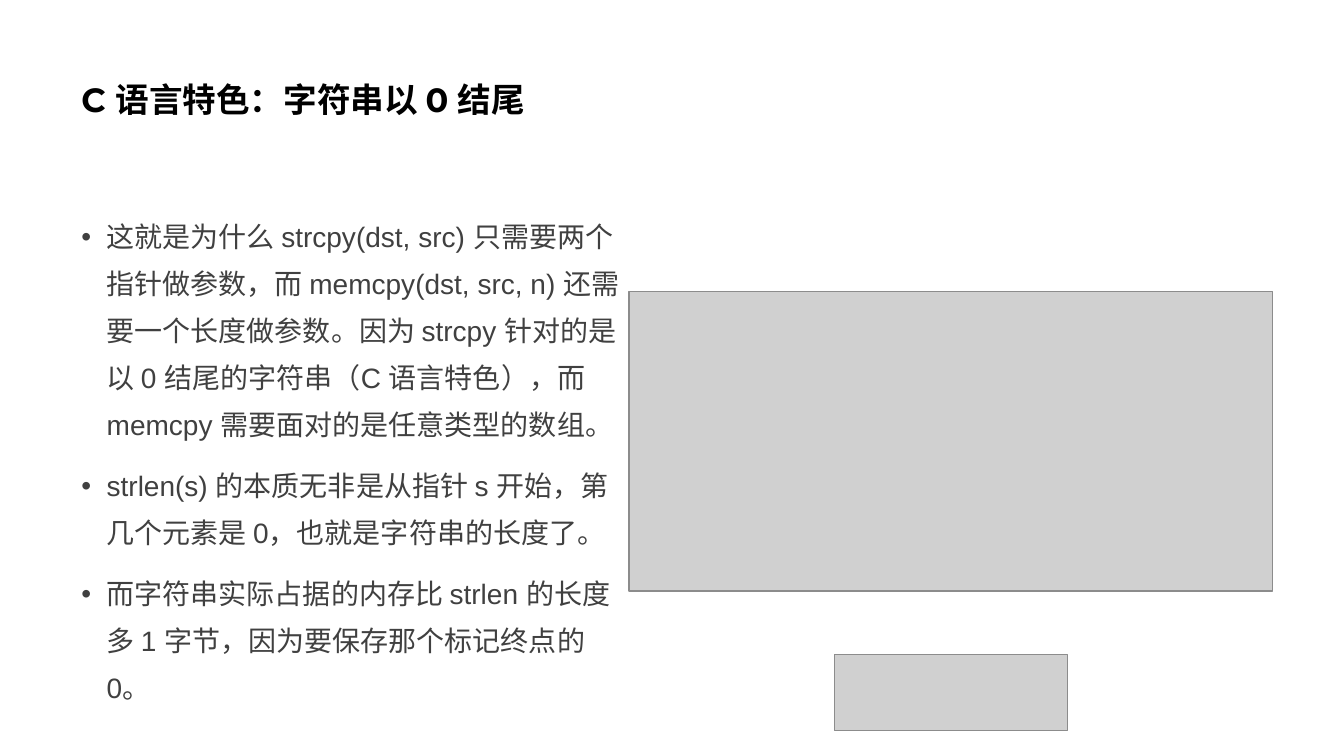
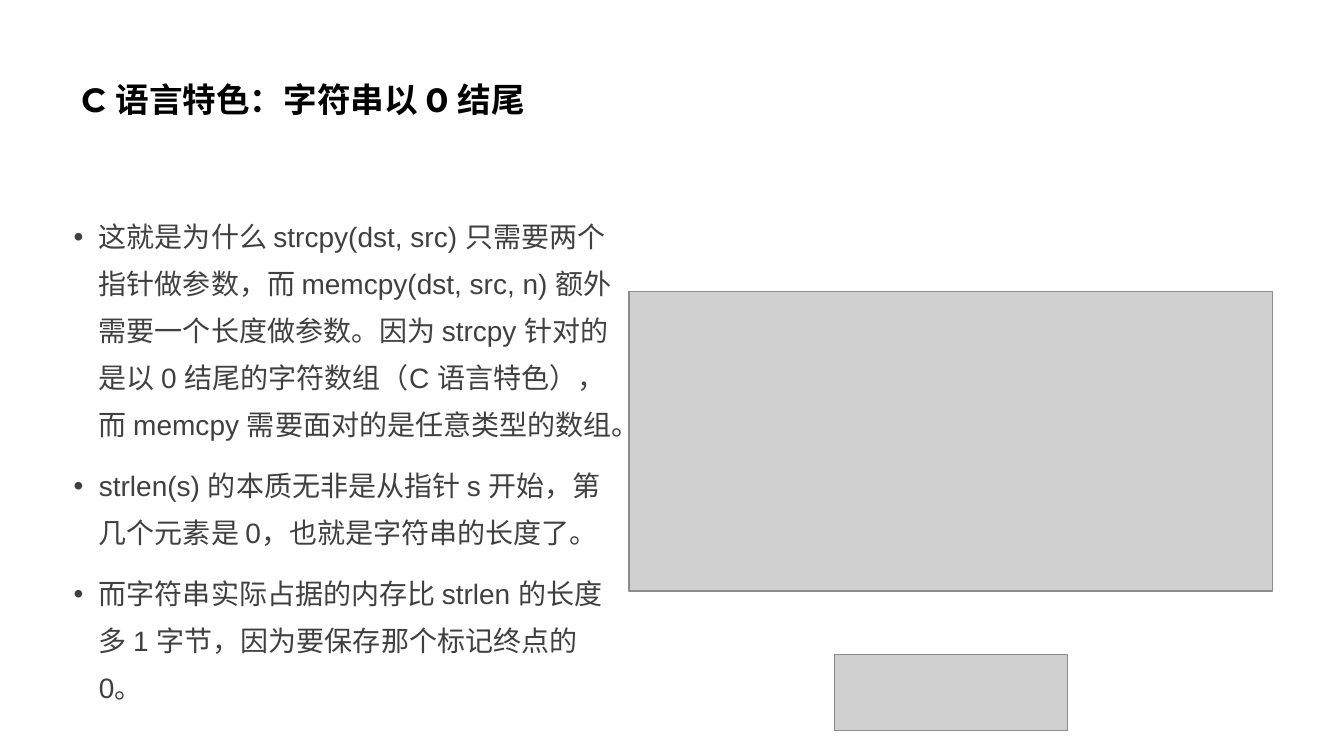
Before and after one commit to parallel101/course, a slide deck: slide 100 of 12/slides.pptx (slide 89 before the commit). Drawn at 1344x756 pixels with LibreOffice and Linux fonts; fonts in the diff are those of the drawing; grey boxes stand for pictures. Boxes give left, top, right and bottom in pixels: in the first picture for what was removed or moved away, otherwise in the second. Text is boxed around its words. In the diff, an @@ line names an element or a change of style, - is before the commit and + after.

```diff
--- a/12/slides.pptx
+++ b/12/slides.pptx
@@ text "这就是为什么 strcpy(dst, src) 只需要两个指针做参数，而 memcpy(dst, ...": place and size @@
-text "这就是为什么 strcpy(dst, src) 只需要两个指针做参数，而 memcpy(dst, ..." at [107, 223, 619, 654]
+text "这就是为什么 strcpy(dst, src) 只需要两个指针做参数，而 memcpy(dst, ..." at [99, 223, 640, 654]
@@ text at [99, 223, 640, 443]: text changed @@
-• 这就是为什么 strcpy(dst, src) 只需要两个指针做参数，而 memcpy(dst, src, n) 还需要一个长度做参数。因为 strcpy 针对的是以 0 结尾的字符串（C 语言特色），而 memcpy 需要面对的是任意类型的数组。
+• 这就是为什么 strcpy(dst, src) 只需要两个指针做参数，而 memcpy(dst, src, n) 额外需要一个长度做参数。因为 strcpy 针对的是以 0 结尾的字符数组（C 语言特色），而 memcpy 需要面对的是任意类型的数组。
```
Also in this commit, not shown: 2 other slides changed, 13 slides added, 24 other files.
